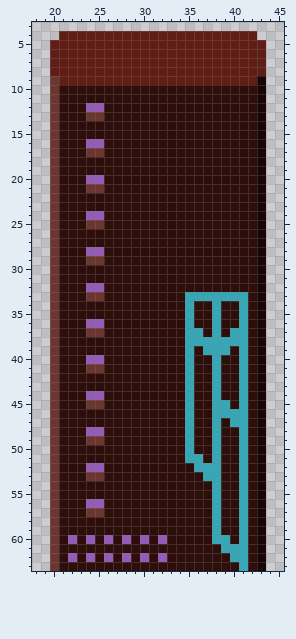
Pixel-art file -- scenes/wall/door/door.aseprite. That is the earlier state.
64x64 pixels, 1 frame. Shown: x 18..45, y 3..63.
And afterwards:
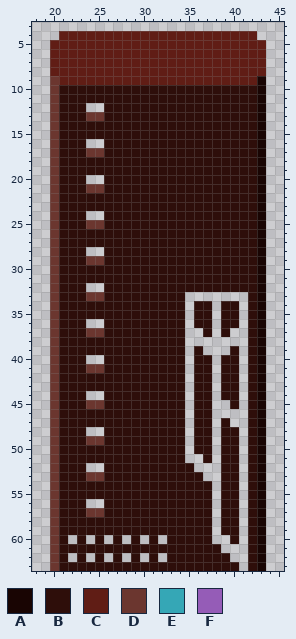
Palette (. is transparent): A #190503  B #2e0e0a  C #601d15  D #6b362f  E #35a7b6  F #955cb7
The exact change:
The author cleared colour E in row 33 at x 35 to 41; in rows 34 to 36 at x 35, 38 and 41; in row 37 at x 35 to 36, 38 and 40 to 41; in row 38 at x 35 to 41; in row 39 at x 35, 37 to 39 and 41; in rows 40 to 44 at x 35, 38 and 41.
The author cleared colour E in row 45 at x 35, 38 to 39 and 41; in row 46 at x 35 and 38 to 41; in row 47 at x 35, 38 and 40 to 41; in rows 48 to 50 at x 35, 38 and 41; in row 51 at x 35 to 36, 38 and 41; in row 52 at x 36 to 38 and 41.
The author cleared colour E in row 53 at x 37 to 38 and 41; in rows 54 to 59 at x 38 and 41; in row 60 at x 38 to 39 and 41; in row 61 at x 39 to 41; in row 62 at x 40 to 41; in row 63 at x 41.
The author cleared colour F in row 12 at x 24 to 25; in row 16 at x 24 to 25; in row 20 at x 24 to 25; in row 24 at x 24 to 25; in row 28 at x 24 to 25; in row 32 at x 24 to 25.
The author cleared colour F in row 36 at x 24 to 25; in row 40 at x 24 to 25; in row 44 at x 24 to 25; in row 48 at x 24 to 25; in row 52 at x 24 to 25; in row 56 at x 24 to 25.
The author cleared colour F in row 60 at x 22, 24, 26, 28, 30 and 32; in row 62 at x 22, 24, 26, 28, 30 and 32.
Where, in picture pixels (left, top, right, bottom), the same in both pictures:
erased: (86, 103, 104, 184)
erased: (86, 211, 104, 292)
erased: (185, 292, 248, 571)
erased: (86, 319, 104, 400)
erased: (86, 427, 104, 508)
erased: (68, 535, 167, 562)
